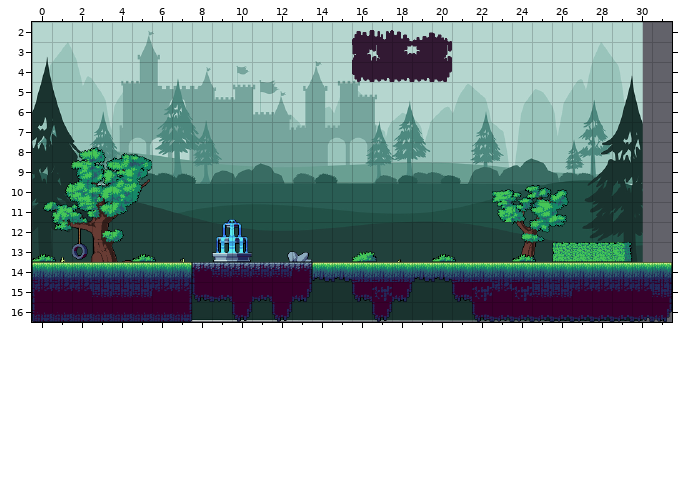
Tiled map (JSON): frontend/public/game/assets/maps/level1.tmj. Above is the file before it was changed.
Cells are 32x32 px. Shown: x 0..31, y 2..16.
Now the later version:
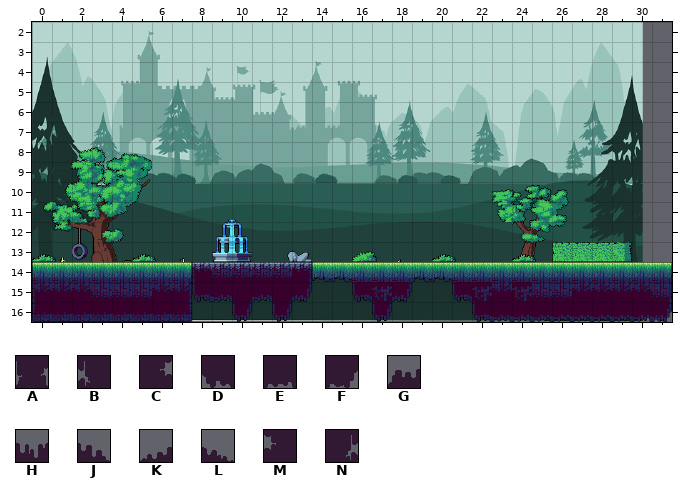
Key: from "greenzone_tileset": A 73, B 78, C 80, D 81, E 82, F 83, G 84, H 85, J 86, K 87, L 88, M 92, N 93.
_ is an empty cell.
Edits made:
Layer "Ground":
y 2: x 16..20 GHJKL -> _____
y 3: x 16..20 ABCMN -> _____
y 4: x 16..20 DEEEF -> _____
